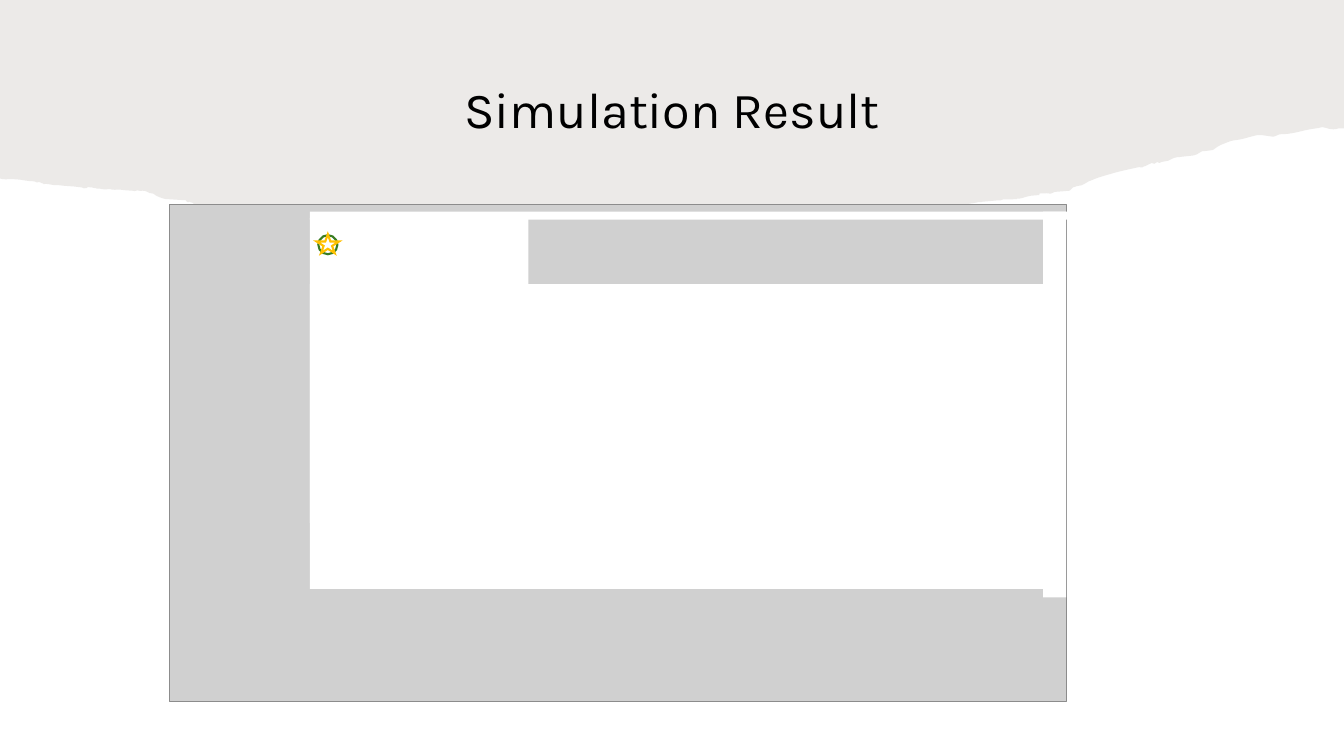
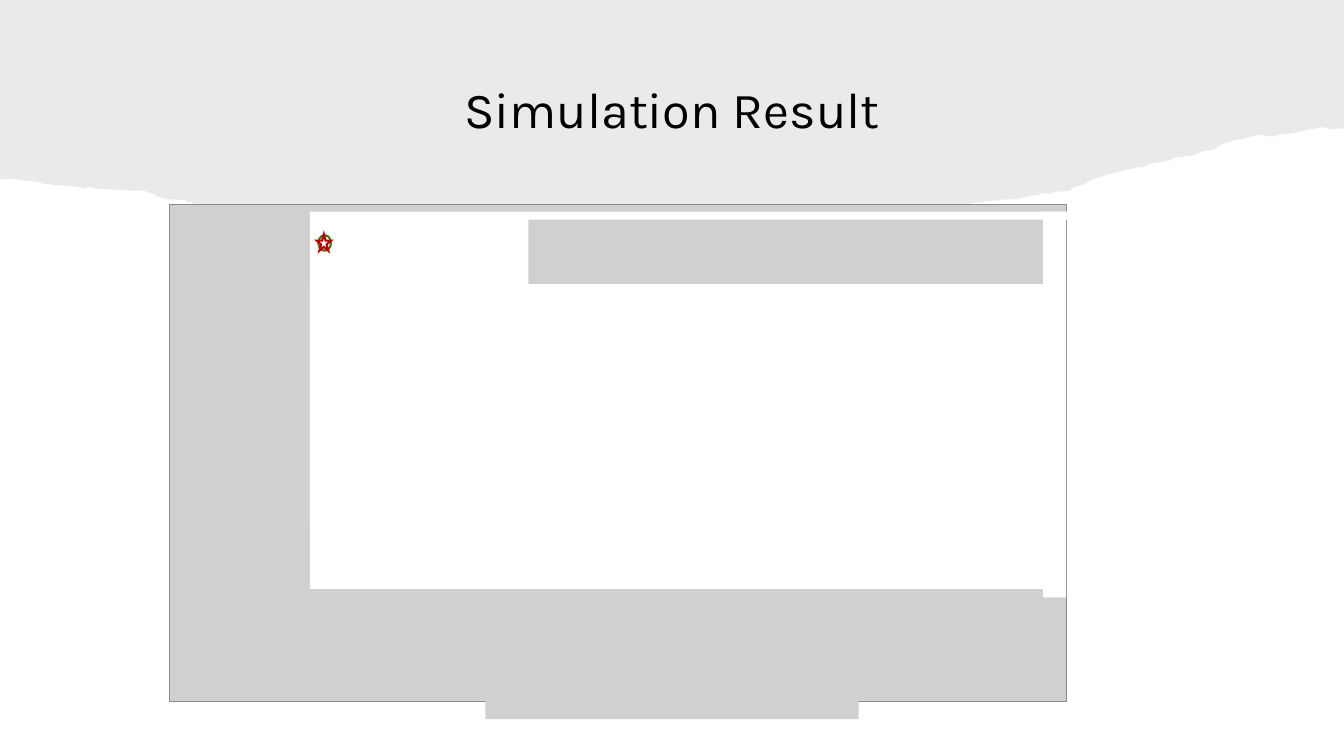
Before and after one commit to HaseebLUMS/Onyx-Presentation, a slide deck: slide 36 of tommy_hotnets_v2.pptx. Drawn at 1344x756 pixels with LibreOffice and Linux fonts; fonts in the diff are those of the drawing; grey boxes stand for pictures. Boxes give left, top, right and bottom in pixels: in the first picture for what was removed or moved away, otherwise in the second. Text is boxed around its words. In the diff, an @@ line names an element or a change of style, - is before the commit and + after.

Commit message:
updated

```diff
--- a/tommy_hotnets_v2.pptx
+++ b/tommy_hotnets_v2.pptx
@@ star: place and size @@
-star at [317,234,339,253]
+star at [317,234,331,250]
@@ star at [317,234,331,250]: outline #FFC000 1.5 pt to #C00000 1.5 pt @@
@@ ellipse: place and size @@
-ellipse at [319,235,338,254]
+ellipse at [319,235,332,250]
@@ picture added at [485,654,859,719] @@
```
Also in this commit, not shown: 4 other slides changed.
